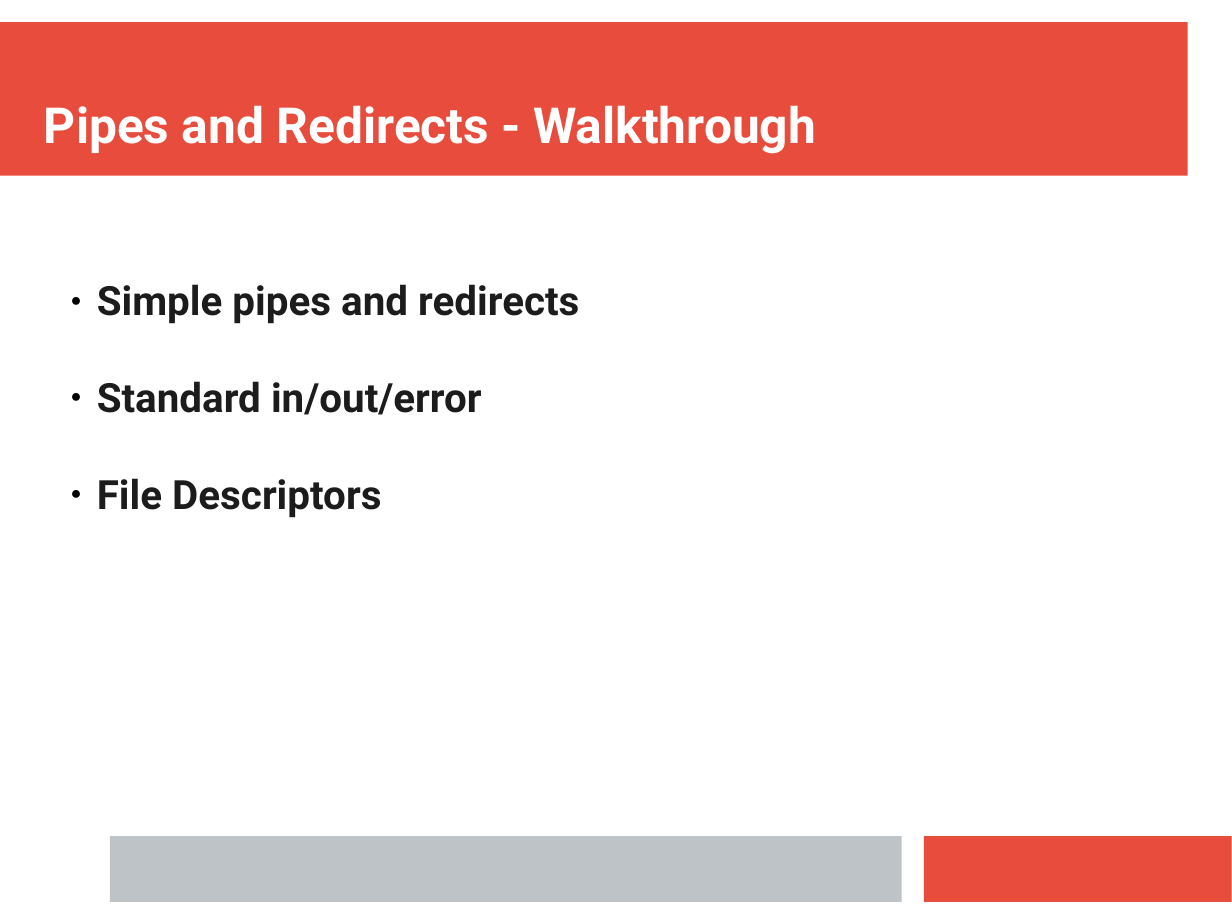
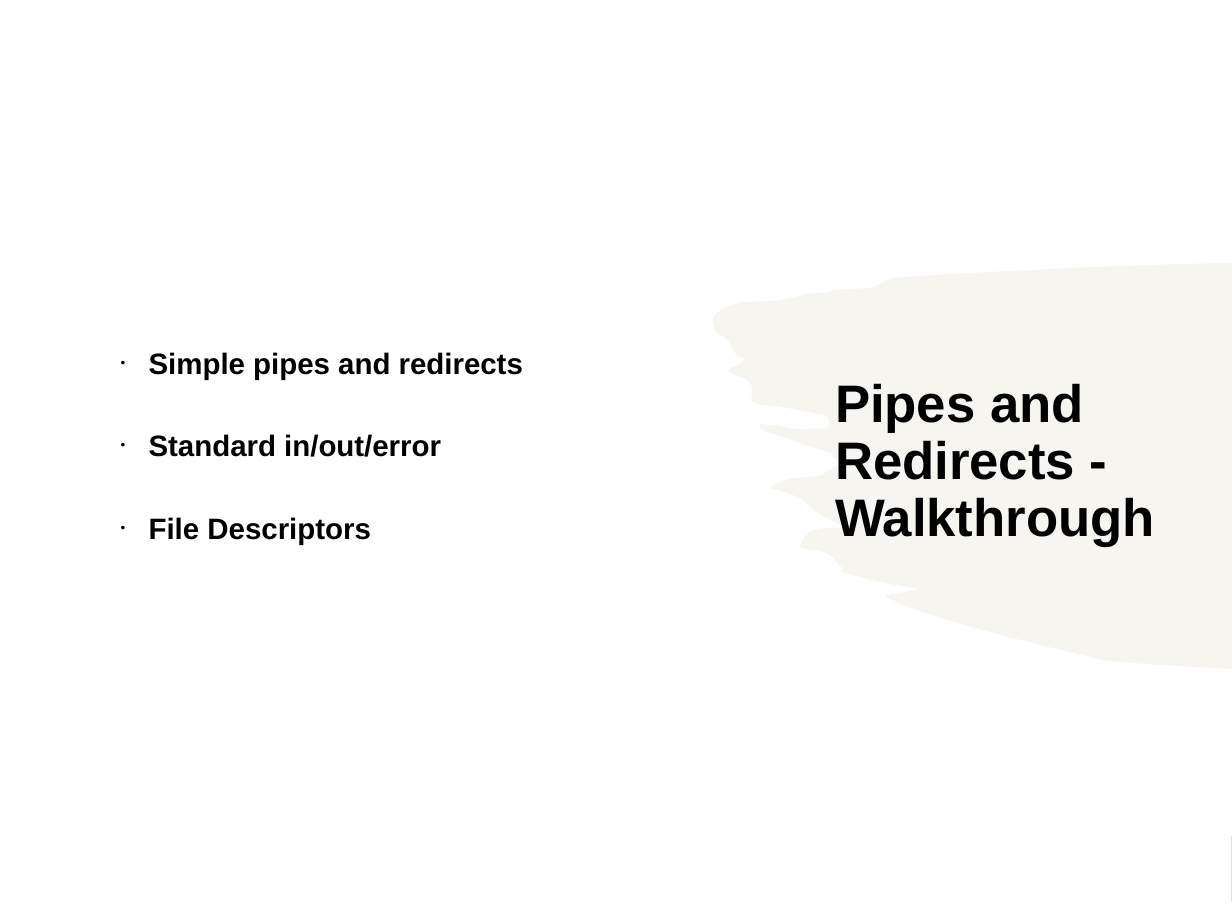
Before and after one commit to ianmiell/introduction-to-bash, a slide deck: slide 24 of slides/introduction_to_bash.pptx. Drawn at 1232x924 pixels with LibreOffice and Linux fonts; fonts in the diff are those of the drawing. Boxes give left, top, right and bottom in pixels: in the first picture for what was removed or moved away, otherwise in the second. Text is boxed around its words. In the diff, an @@ line names an element or a change of style, - is before the commit and + after.

```diff
--- a/slides/introduction_to_bash.pptx
+++ b/slides/introduction_to_bash.pptx
@@ rectangle added at (0, 0, 1232, 924), fill #FFFFFF @@
@@ text "Simple pipes and redirects": place and size @@
-text "Simple pipes and redirects" at (97, 284, 579, 518)
+text "Simple pipes and redirects" at (149, 352, 523, 544)
@@ text "Simple pipes and redirects" at (149, 352, 523, 544): size 26 to 19 pt, font Roboto to Arial, text colour #1C1C1C to #000000; bullet ● to •; line spacing 1 to 0.9; more space between paragraphs; vertical alignment top to middle @@
@@ freeform shape added at (713, 264, 1232, 670), fill #EEECE1 at 50% opacity @@
@@ text "Pipes and Redirects - Walkthrough": place and size @@
-text "Pipes and Redirects - Walkthrough" at (44, 105, 816, 154)
+text "Pipes and Redirects - Walkthrough" at (835, 383, 1155, 546)
@@ text "Pipes and Redirects - Walkthrough" at (835, 383, 1155, 546): size 32 to 34 pt, font Roboto to Arial, text colour #FFFFFF to #000000; line spacing 1 to 0.9; more space between paragraphs; vertical alignment bottom to middle @@
@@ rectangle removed at (110, 836, 901, 902) @@
```
Also in this commit, not shown: 58 other slides changed, 2 slides added, 6 slides removed, 1 other file.
